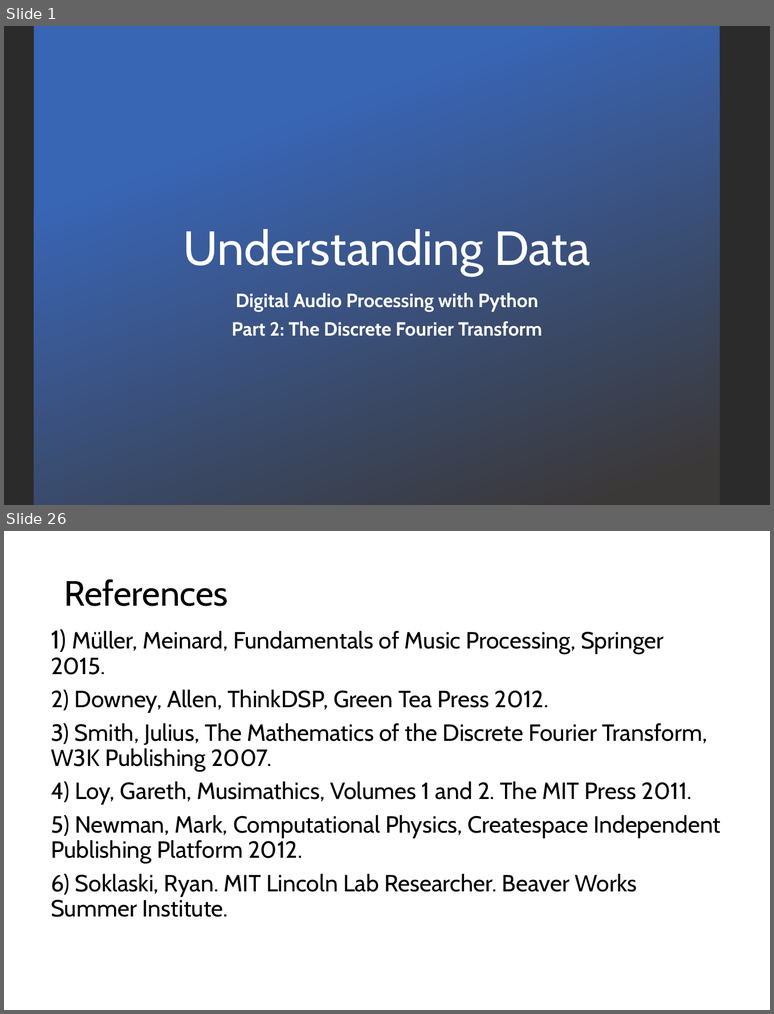
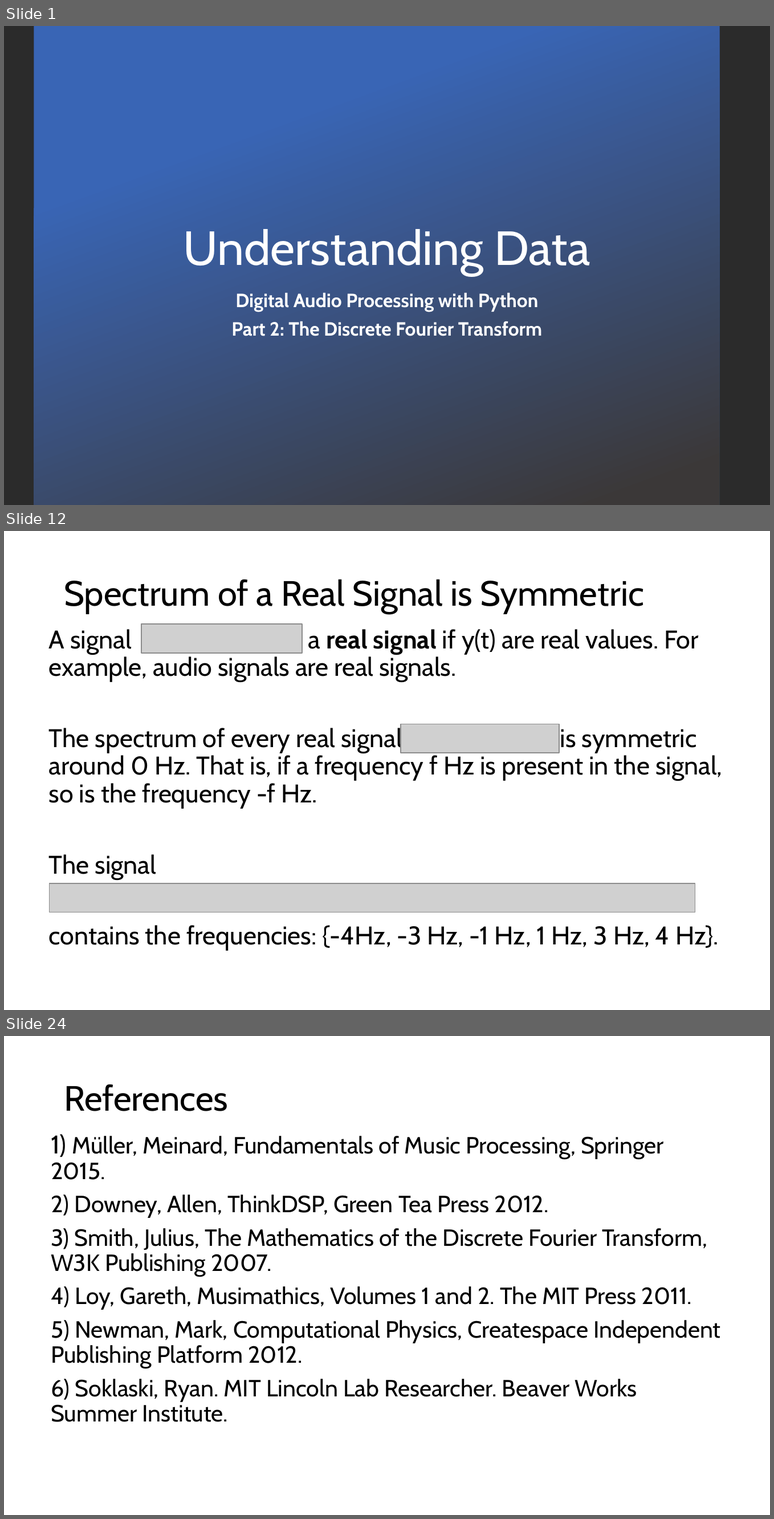
Before and after one commit to LongBaoNguyen/longbaonguyen.github.io, a slide deck: courses/apcsp/lect17.pptx. Shown one above the other, each under a label of ours: slides 1 and 26 before the commit, slides 1, 12 and 24 after it; the slides between them are not shown. The pictures are 774x1014 and 774x1519 pixels, drawn with LibreOffice and Linux fonts; fonts in the diff are those of the drawing; grey boxes stand for pictures; background and template pictures are left out; a plain dark background stands for a picture behind light text. Boxes give left, top, right and bottom in pixels: in the first picture for what was removed or moved away, otherwise in the second. Text is boxed around its words. In the diff, an @@ line names an element or a change of style, - is before the commit and + after.

```diff
--- a/courses/apcsp/lect17.pptx
+++ b/courses/apcsp/lect17.pptx
@@ slide 12 added at (4,531,770,1010), background picture (left out) @@
@@ title added at (64,579,644,614), 33 pt, text #000000 @@
+Spectrum of a Real Signal is Symmetric
@@ text added at (49,627,722,951), 24 pt, text #000000 @@
+A signal is a real signal if y(t) are real values. For example, audio signals are real signals.
+The spectrum of every real signal is symmetric around 0 Hz. That is, if a frequency f Hz is present in the signal, so is the frequency -f Hz.
+The signal
+contains the frequencies: {-4Hz, -3 Hz, -1 Hz, 1 Hz, 3 Hz, 4 Hz}.
@@ picture added at (141,624,302,653) @@
@@ picture added at (401,724,559,753) @@
@@ picture added at (49,883,695,912) @@
@@ what was slide 26 is now slide 24 @@
```
Also in this commit, not shown: 1 slide changed, 20 other slides added, 23 slides removed, 7 other files.
